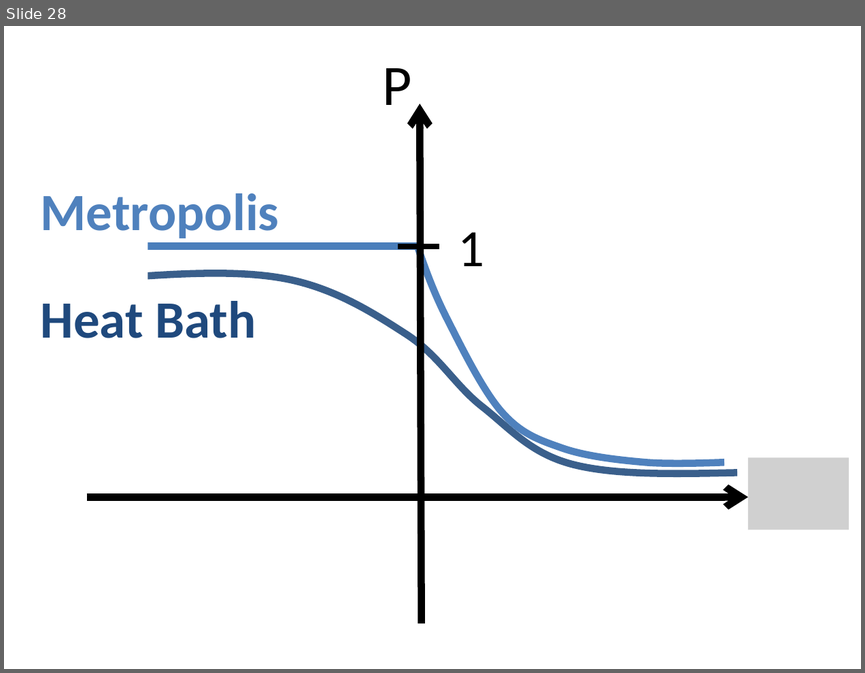
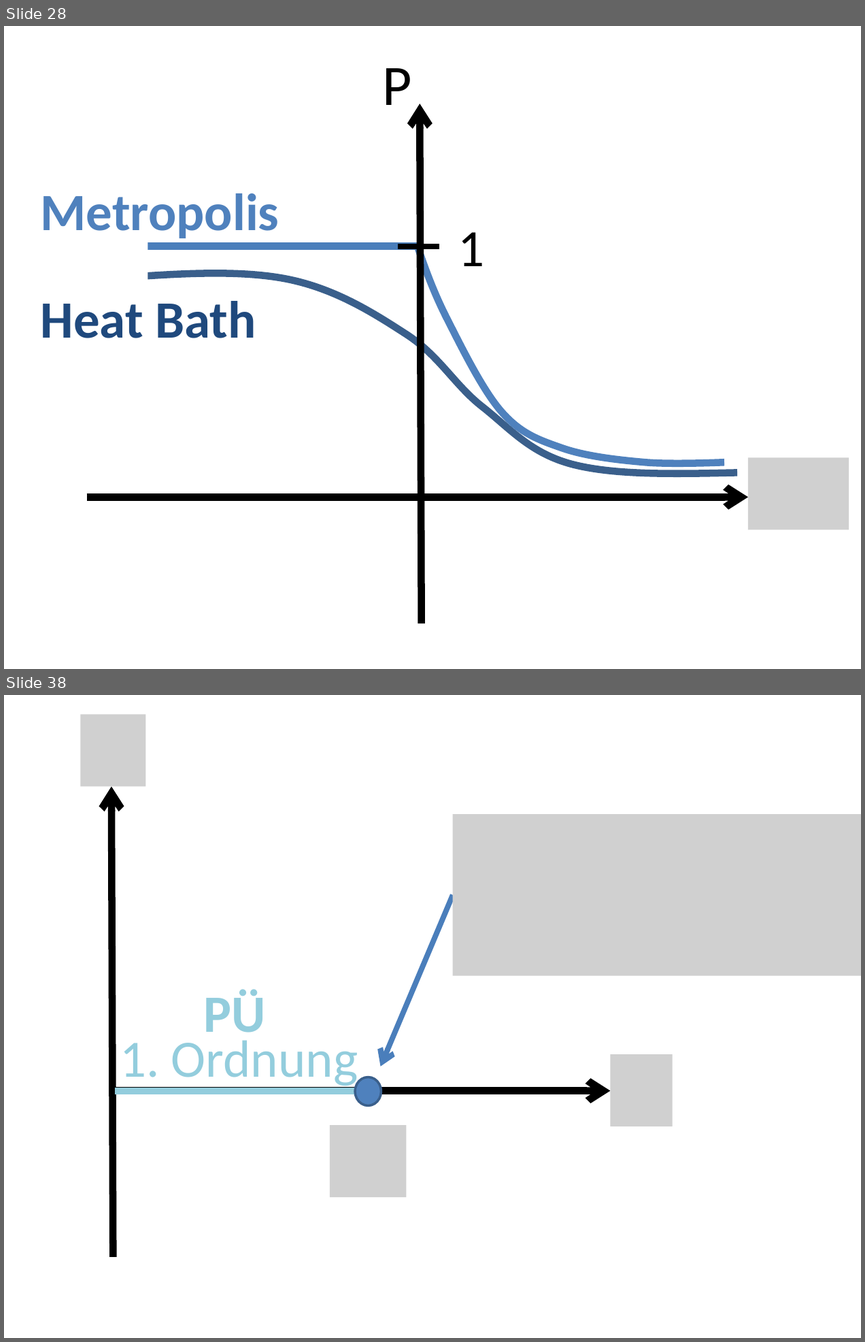
Before and after one commit to sophiahenckell/HIWI_Computersimulation, a slide deck: Bilder.pptx. Shown one above the other, each under a label of ours: slide 28 before the commit, slides 28 and 38 after it; the slides between them are not shown. The pictures are 865x673 and 865x1342 pixels, drawn with LibreOffice and Linux fonts; fonts in the diff are those of the drawing; grey boxes stand for pictures. Boxes give left, top, right and bottom in pixels: in the first picture for what was removed or moved away, otherwise in the second. Text is boxed around its words. In the diff, an @@ line names an element or a change of style, - is before the commit and + after.

```diff
--- a/Bilder.pptx
+++ b/Bilder.pptx
@@ slide 38 added at [4,695,861,1338], background #FFFFFF @@
@@ picture added at [80,715,145,787] @@
@@ arrow added from (113, 1256) to (111, 787), #000000 6 pt @@
@@ picture added at [453,814,861,975] @@
@@ arrow added from (453, 895) to (380, 1066), #4B7EBC 4.5 pt @@
@@ text added at [203,989,265,1045], 44 pt, text #93CDDD, bold @@
+PÜ
@@ text added at [120,1040,358,1089], 44 pt, text #93CDDD @@
+1. Ordnung
@@ picture added at [610,1054,672,1126] @@
@@ ellipse added at [356,1077,382,1106], fill #4F81BD, outline #3A5F8C 2 pt @@
@@ arrow added from (111, 1091) to (610, 1091), #000000 6 pt @@
@@ line added from (115, 1091) to (356, 1091), #93CDDD 6 pt @@
@@ picture added at [330,1125,406,1197] @@
```
Also in this commit, not shown: 10 other slides added, 5 other files.
